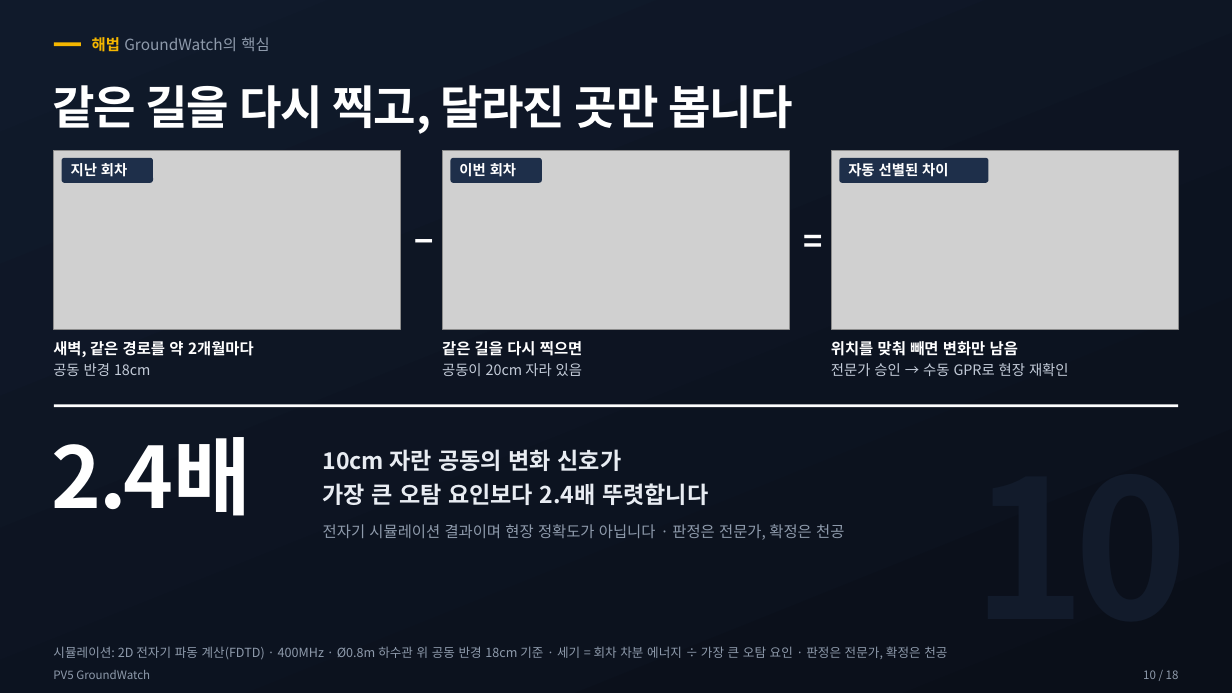
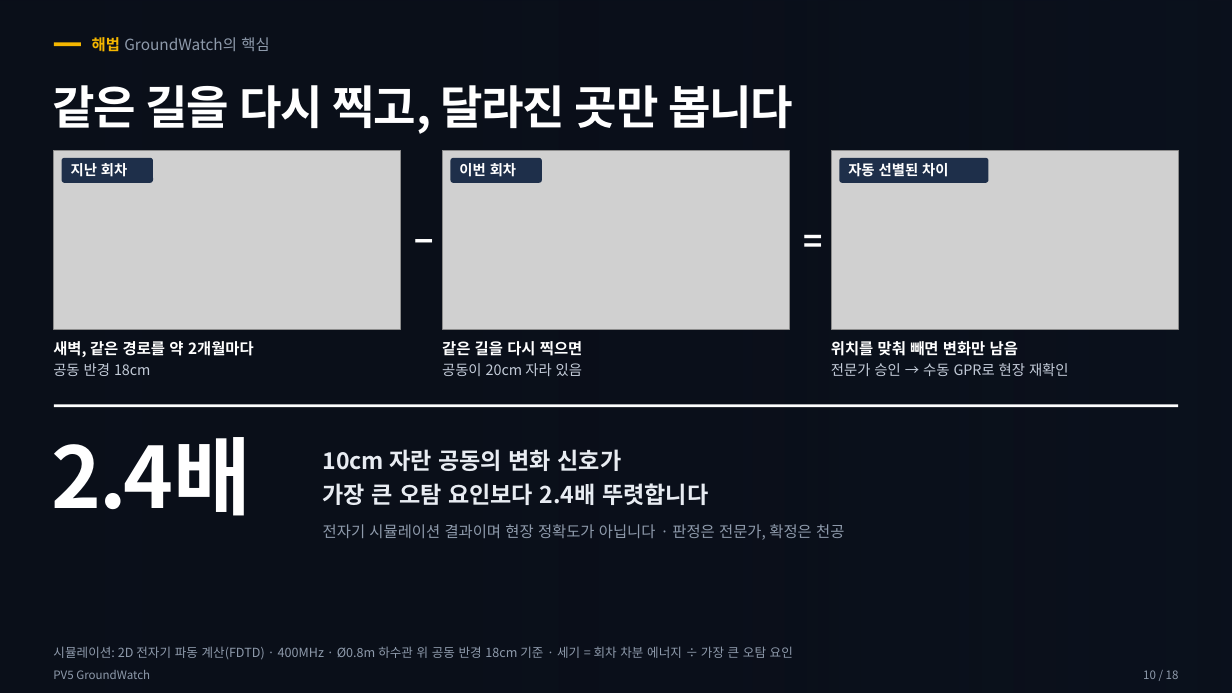
Before and after one commit to woojin-choe/pv5-hose-lab, a slide deck: slide 10 of ppt_all/PV5_GroundWatch_10_26.pptx. Drawn at 1232x693 pixels with LibreOffice and Linux fonts; fonts in the diff are those of the drawing; grey boxes stand for pictures; background and template pictures are left out. Boxes give left, top, right and bottom in pixels: in the first picture for what was removed or moved away, otherwise in the second. Text is boxed around its words. In the diff, an @@ line names an element or a change of style, - is before the commit and + after.

```diff
--- a/ppt_all/PV5_GroundWatch_10_26.pptx
+++ b/ppt_all/PV5_GroundWatch_10_26.pptx
@@ background gradient #101A2B to #0A0F19 to picture (left out) @@
@@ rectangle added at bbox=[0, 0, 1232, 693], fill gradient #0A0F19 @@
@@ text removed at bbox=[972, 397, 1188, 676] @@
-10
@@ text at bbox=[53, 646, 793, 659]: text changed @@
-시뮬레이션: 2D 전자기 파동 계산(FDTD) · 400MHz · Ø0.8m 하수관 위 공동 반경 18cm 기준 · 세기 = 회차 차분 에너지 ÷ 가장 큰 오탐 요인 · 판정은 전문가, 확정은 천공
+시뮬레이션: 2D 전자기 파동 계산(FDTD) · 400MHz · Ø0.8m 하수관 위 공동 반경 18cm 기준 · 세기 = 회차 차분 에너지 ÷ 가장 큰 오탐 요인
```
Also in this commit, not shown: 12 other slides changed, 17 other files.
